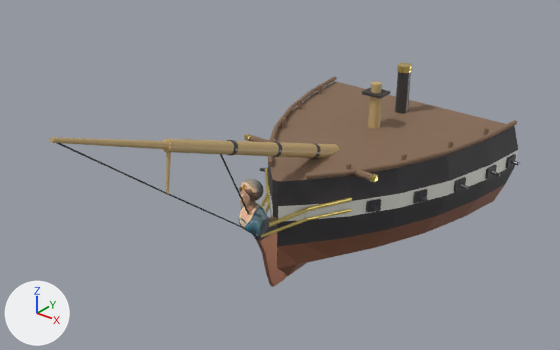
Before and after pictures for a commit that changed the glTF model figureheads/ships3d/topaze.glb.
Before and after are seen from a 50 mm lens placed at (21.5, -27.8, 19.8), pointed at (0.0, -0.8, 3.1). Every picture has the same lights, and +X, +Y and +Z are marked at lower left. The picture after the commit comes second. Where no turn or scale is listed for an object, it has been applied to the vertices. Vertices at exactly the same position are counted once.

Objects in the first picture: 'topaze_Figurehead', 'topaze_ParentBow'.
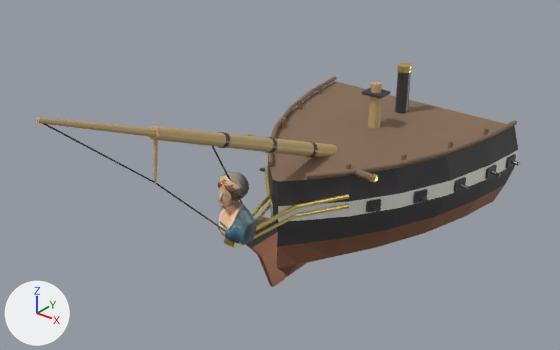
Where the newer file only moved an object's origin or applied its transform, the numbers keep the older frame.

Boxes [x1, y1, x2, y2] around the edits, measured in the pictures (560 x 350 px; the box of a moved part takes in the faces that stretch with it):
'topaze_ParentBow', reshaped
    before: [50, 63, 520, 287]
    after: [36, 63, 520, 287]
'topaze_Figurehead', moved, rescaled (29% wider, 28% taller)
    before: [239, 179, 269, 236]
    after: [217, 172, 256, 245]
part 1 of me_topaze_bowhullmesh, moved or reshaped
    before: [260, 193, 270, 208]
    after: [251, 195, 271, 217]
part 2 of me_topaze_bowhullmesh, moved or reshaped
    before: [51, 140, 167, 194]
    after: [37, 120, 155, 183]
part 3 of me_topaze_bowhullmesh, moved or reshaped
    before: [227, 140, 238, 156]
    after: [219, 132, 230, 148]
part 4 of me_topaze_bowhullmesh, moved or reshaped
    before: [167, 194, 246, 229]
    after: [155, 183, 226, 232]
part 5 of me_topaze_bowhullmesh, rebuilt (6% wider, 65% taller)
    before: [162, 139, 340, 158]
    after: [149, 126, 338, 158]
part 6 of me_topaze_bowhullmesh, rebuilt
    before: [50, 137, 169, 149]
    after: [36, 118, 156, 137]
part 7 of me_topaze_bowhullmesh, rebuilt (20% wider)
    before: [308, 197, 352, 211]
    after: [296, 194, 349, 208]
part 8 of me_topaze_bowhullmesh, rebuilt
    before: [265, 168, 269, 194]
    after: [265, 166, 271, 195]
part 9 of me_topaze_bowhullmesh, rebuilt (33% taller)
    before: [269, 207, 309, 227]
    after: [256, 204, 297, 231]
part 10 of me_topaze_bowhullmesh, added
    after: [266, 137, 277, 153]
part 11 of me_topaze_bowhullmesh, added
    after: [154, 140, 158, 183]
part 12 of me_topaze_bowhullmesh, added
    after: [259, 204, 271, 217]
part 13 of me_topaze_bowhullmesh, added
    after: [252, 214, 297, 240]
part 14 of me_topaze_bowhullmesh, added
    after: [296, 204, 349, 217]
part 15 of me_topaze_bowhullmesh, deleted
    before: [271, 141, 282, 157]
part 16 of me_topaze_bowhullmesh, deleted
    before: [166, 152, 171, 194]
part 17 of me_topaze_bowhullmesh, deleted
    before: [307, 208, 351, 221]
part 18 of me_topaze_bowhullmesh, moved or reshaped
    before: [252, 143, 520, 287]
    after: [224, 141, 469, 287]
part 19 of me_topaze_bowhullmesh, moved or reshaped (mostly hidden)
    before: [220, 154, 249, 215]
    after: [212, 146, 243, 204]

Patch to the scene script:
```diff
--- a/figureheads/ships3d/topaze.glb.py
+++ b/figureheads/ships3d/topaze.glb.py
@@ me_topaze_bowhullmesh @@
-me_topaze_bowhullmesh.from_pydata(...)  # 1399 vertices, 2570 faces; spans x -7.2..7.2, y -13.1..13.1, z -6.2..6.2
+me_topaze_bowhullmesh.from_pydata(...)  # 1407 vertices, 2582 faces; spans x -7.2..7.2, y -13.6..13.1, z -6.2..7.1
+# me_topaze_bowhullmesh part 1: the loose piece of 20 vertices spanning x -1.4..-0.1, y -2.6..0.2, z -2.2..-1.6 is scaled about its middle by (0.581, 1.23, 1.01), then moved by (0.2, -0.7, 0.2)
+# me_topaze_bowhullmesh part 2: the loose piece of 16 vertices spanning x 0.0, y -13.1..-7.9, z 1.9..6.1 is scaled about its middle by (0.23, 0.959, 1.02), then moved by (0.0, -0.5, 0.8)
+# me_topaze_bowhullmesh part 3: the loose piece of 44 vertices spanning x -0.3..0.3, y -4.3..-3.8, z 2.3..3.0 is moved by (0.0, -0.5, 0.5)
+# me_topaze_bowhullmesh part 4: the loose piece of 16 vertices spanning x 0.0, y -8.0..-2.5, z -2.4..2.0 is scaled about its middle by (0.574, 0.884, 1.12), then moved by (0.0, -0.9, 0.5)
+# me_topaze_bowhullmesh part 5: the loose piece of 44 vertices spanning x -0.4..0.4, y -8.0..4.2, z -0.7..4.4 is rebuilt with 44 vertices and now spans x -0.4..0.4, y -8.6..4.0, z -0.6..5.1
+# me_topaze_bowhullmesh part 6: the loose piece of 36 vertices spanning x -0.2..0.2, y -13.1..-6.6, z 3.5..6.2 is rebuilt with 36 vertices and now spans x -0.2..0.2, y -13.6..-7.2, z 4.2..7.1
+# me_topaze_bowhullmesh part 7: the loose piece of 20 vertices spanning x 1.2..2.8, y 0.0..1.9, z -1.8..-1.3 is rebuilt with 20 vertices and now spans x 0.8..2.7, y -0.4..1.8, z -1.7..-1.1
+# me_topaze_bowhullmesh part 8: the loose piece of 20 vertices spanning x -2.8..-1.2, y 0.0..1.9, z -1.8..-1.3 is rebuilt with 20 vertices and now spans x -2.7..-0.8, y -0.4..1.8, z -1.7..-1.1
+# me_topaze_bowhullmesh part 9: the loose piece of 20 vertices spanning x 0.1..1.4, y -2.6..0.2, z -2.2..-1.6 is rebuilt with 20 vertices and now spans x 0.1..1.0, y -3.6..-0.3, z -2.1..-1.4
+# me_topaze_bowhullmesh part 10: a new loose piece of 44 vertices spanning x -0.4..0.4, y -1.6..-1.1, z 1.5..2.3, in mat_palettematerial001
+# me_topaze_bowhullmesh part 11: a new loose piece of 24 vertices spanning x -0.1..0.1, y -8.7..-8.2, z 2.7..4.8, in mat_palettematerial001
+# me_topaze_bowhullmesh part 12: a new loose piece of 20 vertices spanning x -0.9..-0.1, y -3.2..-0.3, z -2.5..-2.0, in mat_palettematerial001
+# me_topaze_bowhullmesh part 13: a new loose piece of 20 vertices spanning x 0.1..0.9, y -3.2..-0.3, z -2.5..-2.0, in mat_palettematerial001
+# me_topaze_bowhullmesh part 14: a new loose piece of 20 vertices spanning x 0.8..2.7, y -0.4..1.8, z -2.2..-1.7, in mat_palettematerial001
+# me_topaze_bowhullmesh part 15: the loose piece of 44 vertices spanning x -0.4..0.4, y -1.2..-0.7, z 1.1..1.9 is deleted
+# me_topaze_bowhullmesh part 16: the loose piece of 24 vertices spanning x -0.1..0.1, y -8.0..-7.6, z 1.9..4.0 is deleted
+# me_topaze_bowhullmesh part 17: the loose piece of 20 vertices spanning x 1.2..2.8, y 0.1..1.9, z -2.4..-1.9 is deleted
+# me_topaze_bowhullmesh part 18: 18 vertices moved from x -0.4..5.3, y -3.0..5.1, z -5.2..0.6 to x -0.4..5.3, y -4.2..5.1, z -5.2..0.8; 71 vertices removed from x -0.4..7.2, y -2.3..12.3, z -2.9..0.8; 59 vertices added at x -0.4..7.2, y -4.4..12.3, z -3.0..1.0
+# me_topaze_bowhullmesh part 19: 2 vertices moved from x 0.0, y -4.9..-4.8, z 3.0 to x 0.0, y -5.4, z 3.6; 6 vertices removed from x 0.0, y -4.9..-4.8, z 3.0; 6 vertices added at x 0.0, y -5.4, z 3.6
+# other edits to the shape of me_topaze_bowhullmesh do not show in these pictures
 me_topaze_bowhullmesh.materials.append(mat_palettematerial001)
@@ ob_topaze_figurehead @@
 ob_topaze_figurehead = bpy.data.objects.new('topaze_Figurehead', me_geometry_0)
-ob_topaze_figurehead.location = (0.0, -2.89, 2.31)
-ob_topaze_figurehead.scale = (1.27, 1.27, 1.27)
+ob_topaze_figurehead.location = (0.0, -4.13, 2.82)
+ob_topaze_figurehead.scale = (1.58, 1.58, 1.58)
```
